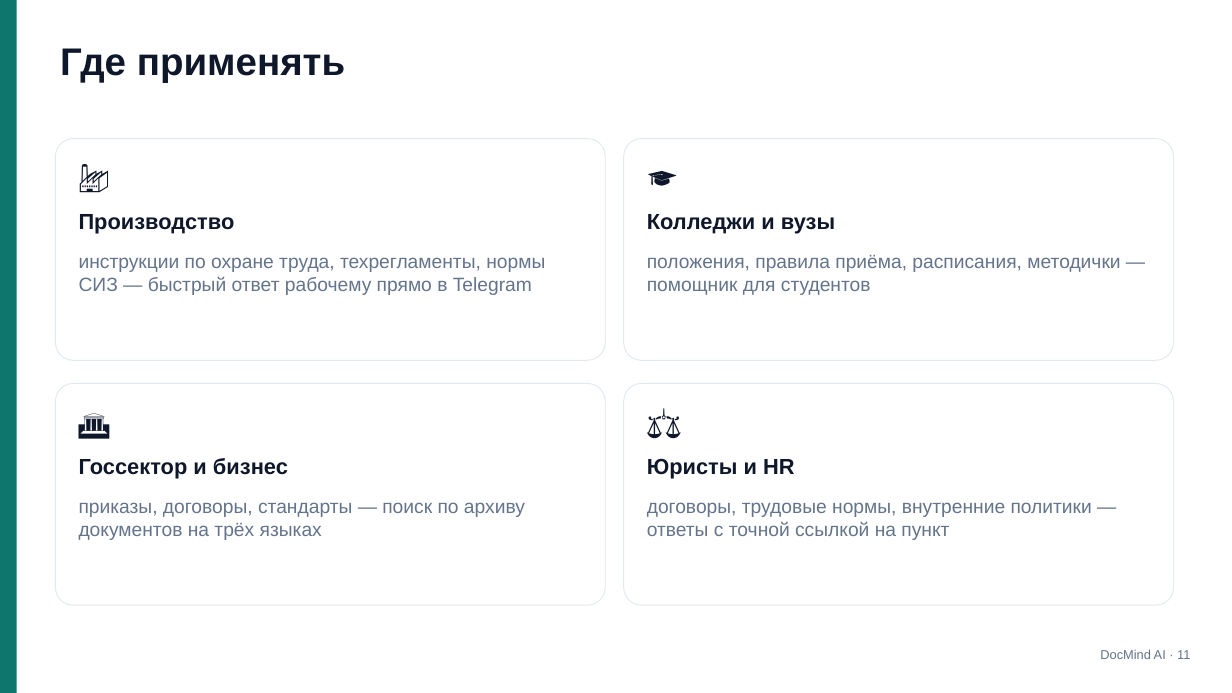
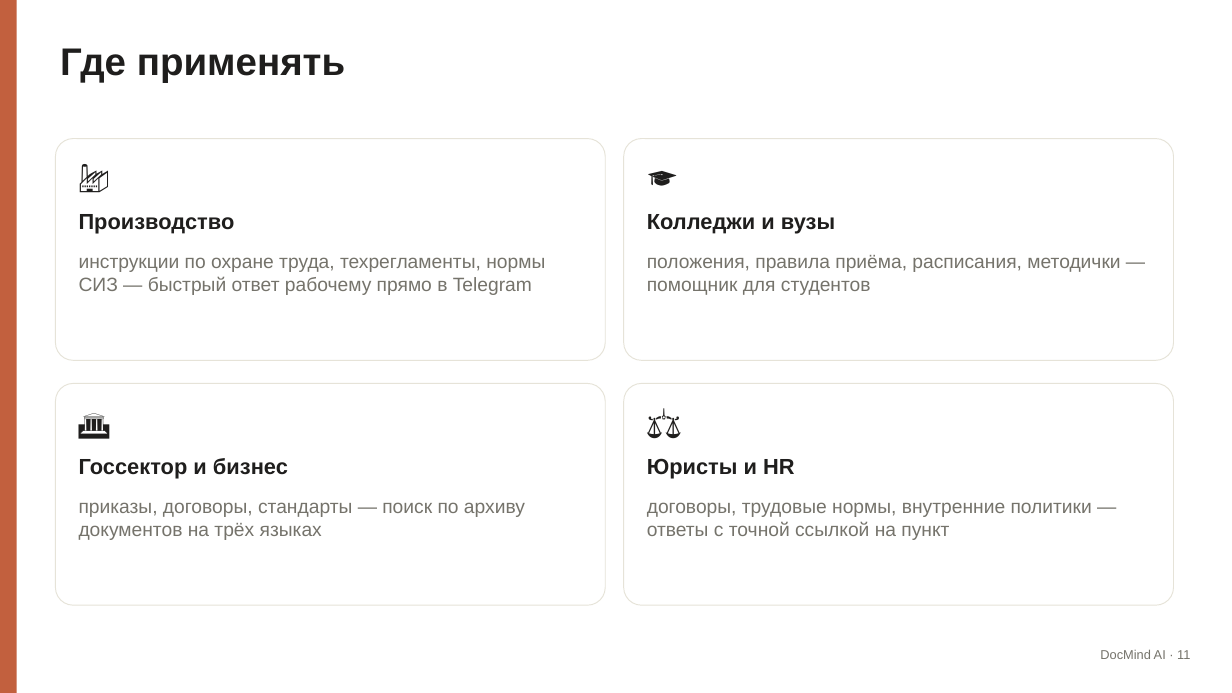
Before and after one commit to adiletpn/ChatBotAI, a slide deck: slide 11 of docs/DocMind_AI_Presentation.pptx. Drawn at 1232x693 pixels with LibreOffice and Linux fonts; fonts in the diff are those of the drawing. Boxes give left, top, right and bottom in pixels: in the first picture for what was removed or moved away, otherwise in the second. Text is boxed around its words. In the diff, an @@ line names an element or a change of style, - is before the commit and + after.

```diff
--- a/docs/DocMind_AI_Presentation.pptx
+++ b/docs/DocMind_AI_Presentation.pptx
@@ rectangle at (x1=0, y1=0, x2=17, y2=693): fill #0F766E to #C2603E @@
@@ outline #E2E8F0 0.75 pt to #E6E3D8 0.75 pt in 4 elements at (x1=55, y1=139, x2=605, y2=360), (x1=624, y1=139, x2=1174, y2=360), (x1=55, y1=384, x2=605, y2=605), (x1=624, y1=384, x2=1174, y2=605) @@
@@ text colour #0F172A to #1F1E1D in 9 elements at (x1=60, y1=48, x2=345, y2=83), (x1=79, y1=214, x2=235, y2=234), (x1=647, y1=214, x2=835, y2=234), (x1=79, y1=458, x2=288, y2=479), (x1=647, y1=458, x2=795, y2=479), (x1=74, y1=152, x2=587, y2=199), (x1=642, y1=152, x2=1155, y2=199), (x1=74, y1=397, x2=587, y2=444), (x1=642, y1=397, x2=1155, y2=444) @@
@@ text colour #64748B to #75736B in 5 elements at (x1=1100, y1=649, x2=1190, y2=659), (x1=79, y1=257, x2=545, y2=295), (x1=647, y1=255, x2=1120, y2=295), (x1=79, y1=502, x2=525, y2=540), (x1=647, y1=502, x2=1092, y2=540) @@
```
Also in this commit, not shown: 12 other slides changed.
